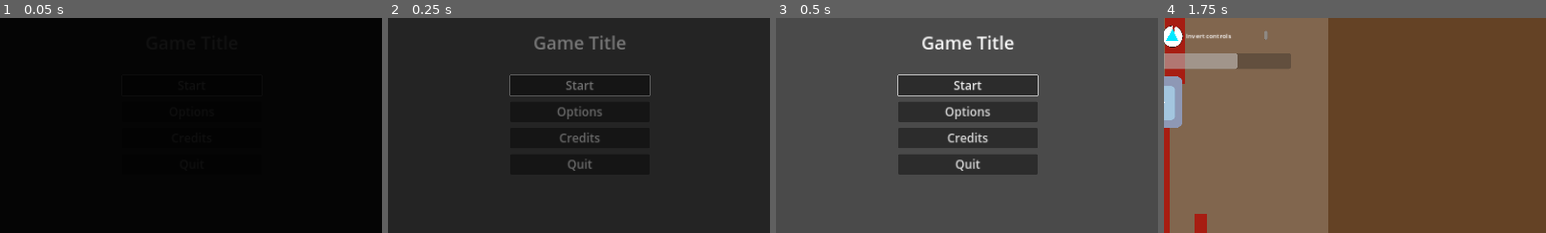
Above: before the commit, frames 1-4 (left to right).
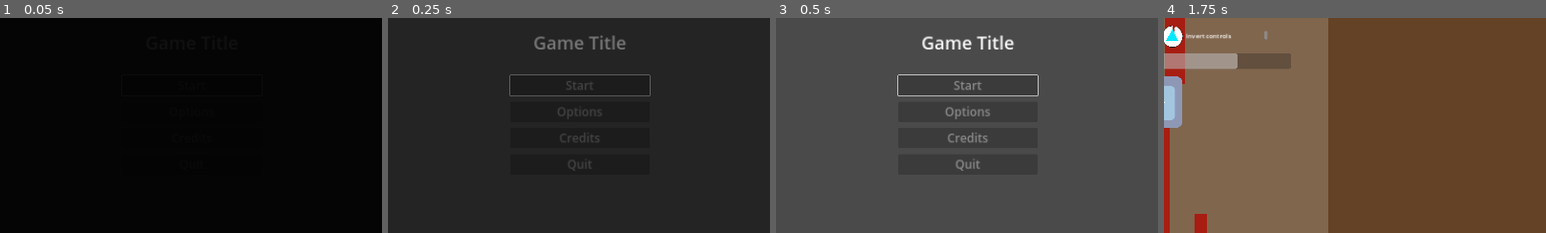
Above: after the commit, the same moments.

Repository: hsandt/ld53
Game: Godot game, scene res://scenes/main_menu_scene.tscn
Two runs of this game, one before a commit and one after it. Both use one fixed random seed, a clock stepped at 60 frames per second and the inputs below. The engine's default icon, where the game draws it, is replaced by a stand-in: a white triangle on a blue panel in a dark square.
Inputs (mouse positions are % of the whole screen's width and height, from its top left):
- Up to frame 1 (0.05 s): no input
- Up to frame 2 (0.25 s): no input
- Up to frame 3 (0.5 s): no input
- Up to frame 4 (1.75 s): click (50, 46) at 0.5 s, where only the run before the commit has a clickable "Start"; tap Enter (ui_accept) at 1.25, 1.52 s; move the mouse to (72, 45) at 1.27 s; hold Right (ui_right) from 1.28 s (still down); click (72, 45) at 1.42 s
The pictures show only the part of the screen within x 25-75%, y 30-80%; the shares and areas given below are measured in that part.

The runs differ from the first frame. In frame 2, 0.3% of the frame differs, in the area x 44-56%, y 29-72%; in frame 3, 0.6%; in frame 4, nothing differs.

Commit message:
[Menu] Disable buttons, not viewport input, during main menu transitions, to avoid input being disabled later
in level, as changing scene will interrupt the async code before reaching the line that re-enables viewport input.

This is allow us to use the Pause Menu.

Diff:
--- a/scenes/main_menu_scene.tscn
+++ b/scenes/main_menu_scene.tscn
@@ -1,6 +1,6 @@
-[gd_scene load_steps=4 format=3 uid="uid://5t3b6kept6sa"]
+[gd_scene load_steps=4 format=3 uid="uid://c1w34qdaw0bhv"]
 
-[ext_resource type="Script" path="res://scripts/MainMenuManager.gd" id="1_1qlj3"]
+[ext_resource type="Script" path="res://scripts/menu/MainMenuManager.gd" id="1_d85wn"]
 [ext_resource type="PackedScene" uid="uid://ddxu5buxr3lp5" path="res://scenes/first_scene.tscn" id="2_wnfuy"]
 [ext_resource type="PackedScene" uid="uid://bicer5hvlabr8" path="res://prefabs/main_menu_custom.tscn" id="3_520ah"]
 
@@ -12,9 +12,10 @@
 grow_horizontal = 2
 grow_vertical = 2
 
-[node name="MainMenuManager" type="Node" parent="."]
-script = ExtResource("1_1qlj3")
+[node name="MainMenuManager" type="Node" parent="." node_paths=PackedStringArray("main_menu")]
+script = ExtResource("1_d85wn")
 first_scene = ExtResource("2_wnfuy")
+main_menu = NodePath("../MainMenu")
 initial_fade_in_speed = 2.0
 start_game_fade_out_speed = 2.0
 start_game_fade_in_speed = 2.0
--- a/scripts/MainMenuManager.gd
+++ b/scripts/menu/MainMenuManager.gd
@@ -3,6 +3,9 @@
 
 ## Scene loaded when starting the game
 @export var first_scene: PackedScene
+
+## Main menu
+@export var main_menu: MainMenu
 
 ## Speed factor for initial fade in animation
 @export var initial_fade_in_speed: float = 1.0
@@ -16,20 +19,20 @@
 
 func _ready():
 	assert(first_scene != null, "[MainMenuManager] first_scene is not set on %s" % get_path())
+	assert(main_menu != null, "[MainMenuManager] main_menu is not set on %s" % get_path())
 
-	# Disable input during fade in
-	_set_disable_input(true)
+	# Wait 1 frame so children are ready
+	await get_tree().process_frame
+
+	# Disable all buttons while fading in
+	main_menu.disable_all_buttons()
 	await TransitionScreen.fade_in_async(initial_fade_in_speed)
-	_set_disable_input(false)
+	main_menu.enable_all_buttons()
 
 
 func _on_main_menu_start_game_pressed():
-	# Disable input during transition
-	_set_disable_input(true)
+	# Disable all buttons before starting fading in for safety
+	main_menu.disable_all_buttons()
+
 	await SceneManager.change_scene_with_fade_async(first_scene,
 		start_game_fade_out_speed, start_game_fade_in_speed)
-	_set_disable_input(false)
-
-
-func _set_disable_input(value: bool):
-	get_tree().get_root().set_disable_input(value)
--- a/scripts/menu/main_menu_controller_custom.gd
+++ b/scripts/menu/main_menu_controller_custom.gd
@@ -1,3 +1,4 @@
+class_name MainMenu
 extends Control
 signal start_game_pressed
 
@@ -11,6 +12,18 @@
 
 func _ready():
 	start_game_button.grab_focus()
+
+func disable_all_buttons():
+	start_game_button.disabled = true
+	options_button.disabled = true
+	credits_button.disabled = true
+	quit_button.disabled = true
+
+func enable_all_buttons():
+	start_game_button.disabled = false
+	options_button.disabled = false
+	credits_button.disabled = false
+	quit_button.disabled = false
 
 func quit():
 	get_tree().quit()
